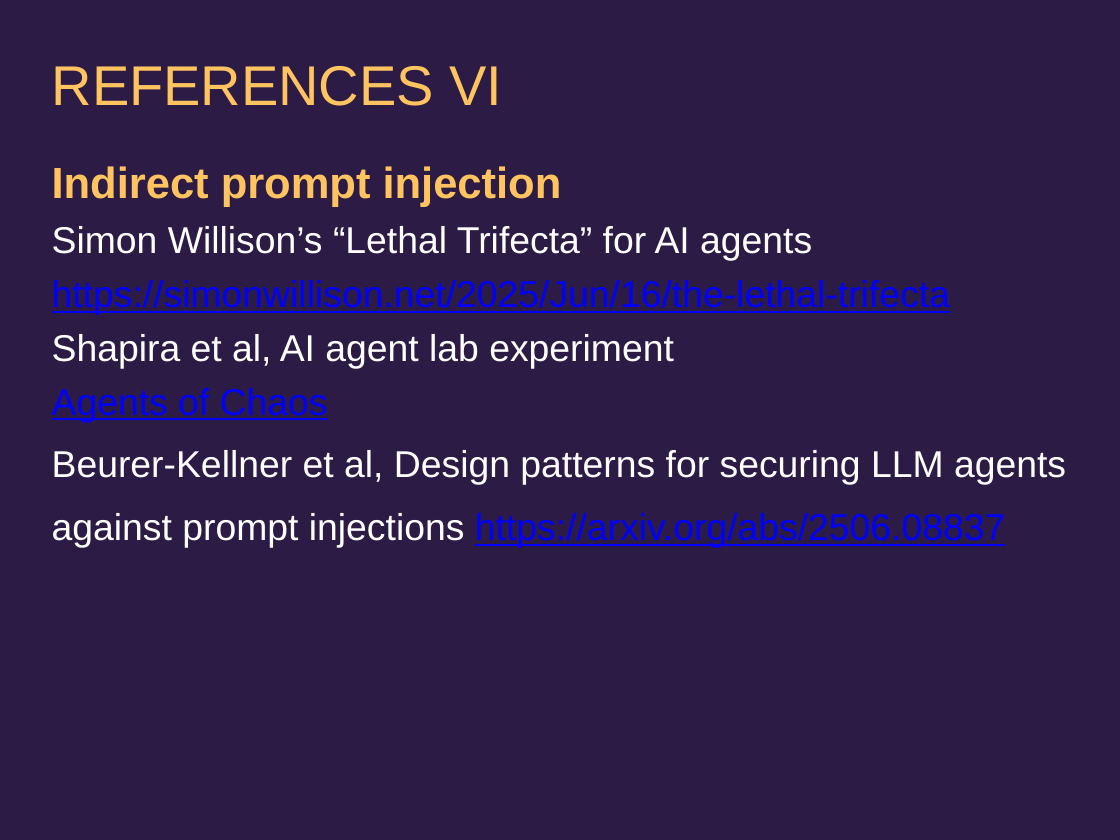
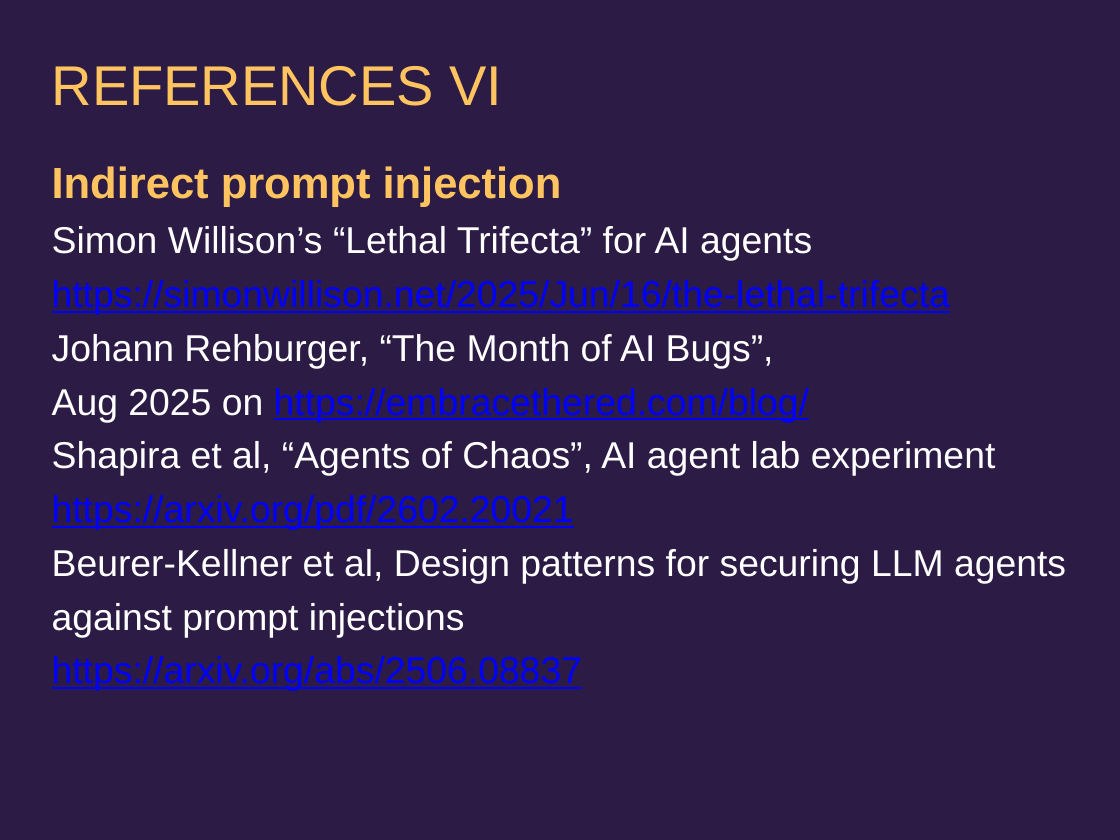
Before and after one commit to uob-COMSM0152/uob-COMSM0152, a slide deck: slide 34 of CDT privacy 2026.pptx (slide 35 before the commit). Drawn at 1120x840 pixels with LibreOffice and Linux fonts; fonts in the diff are those of the drawing. Boxes give left, top, right and bottom in pixels: in the first picture for what was removed or moved away, otherwise in the second. Text is boxed around its words. In the diff, an @@ line names an element or a change of style, - is before the commit and + after.

```diff
--- a/CDT privacy 2026.pptx
+++ b/CDT privacy 2026.pptx
@@ text at (52,334,1066,691): text changed @@
-Shapira et al, AI agent lab experiment
-Agents of Chaos
-Beurer-Kellner et al, Design patterns for securing LLM agents against prompt injections https://arxiv.org/abs/2506.08837
+Johann Rehburger, “The Month of AI Bugs”,
+Aug 2025 on https://embracethered.com/blog/
+Shapira et al, “Agents of Chaos”, AI agent lab experiment
+https://arxiv.org/pdf/2602.20021
+Beurer-Kellner et al, Design patterns for securing LLM agents against prompt injections
+https://arxiv.org/abs/2506.08837
```
Also in this commit, not shown: 10 other slides changed, 3 slides added, 4 slides removed.
